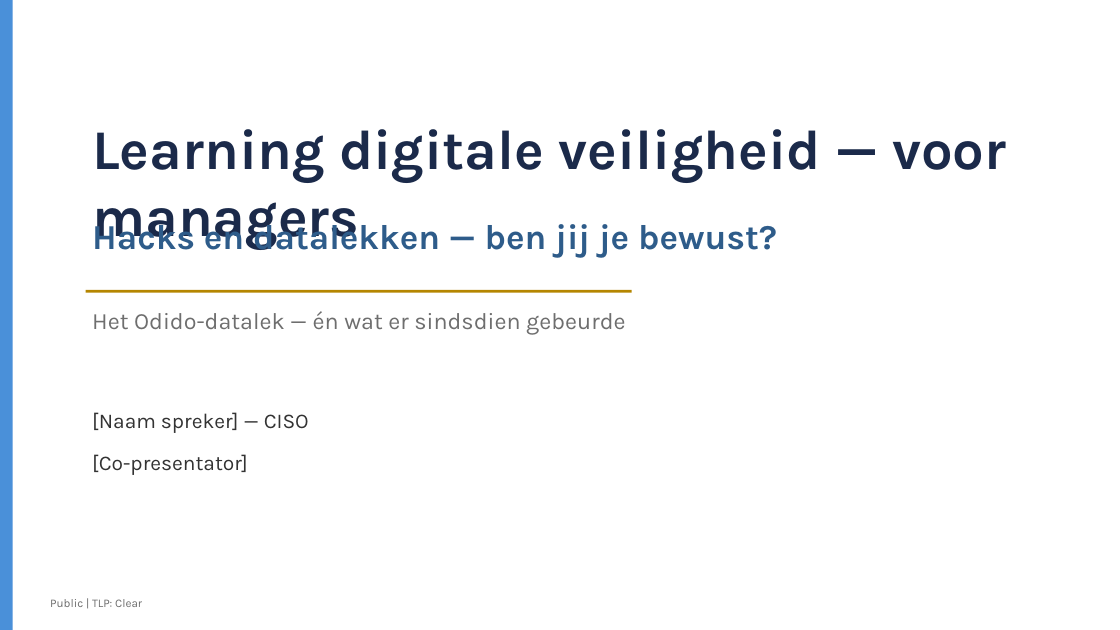
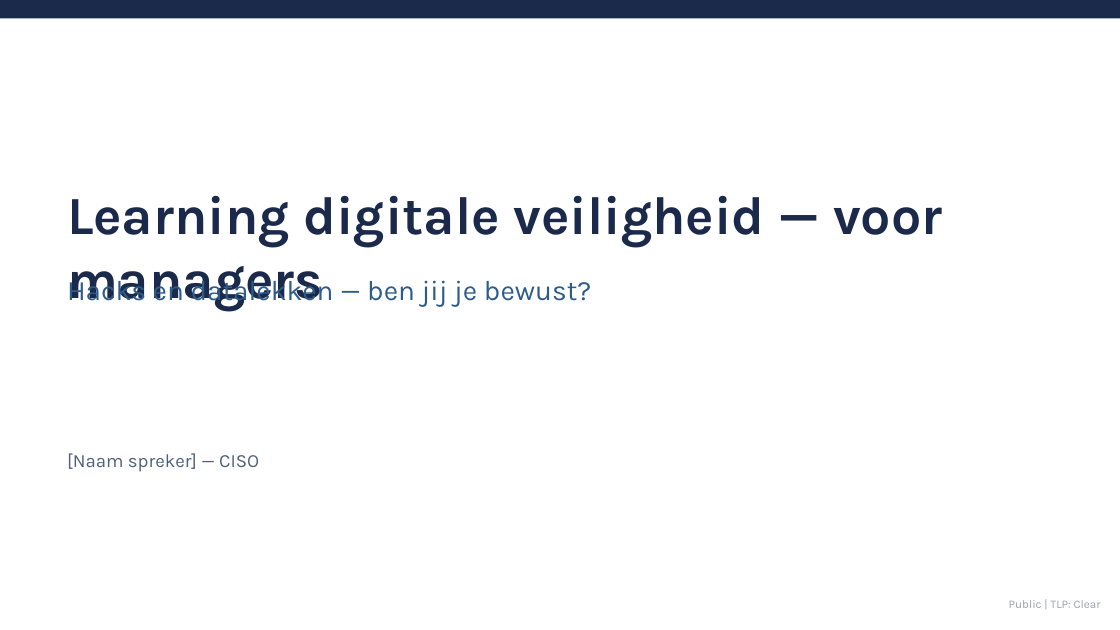
Before and after one commit to security-commons-nl/kennisbank, a slide deck: slide 1 of security/awareness-digitale-veiligheid/Learning_digitale_veiligheid_voor_managers.pptx. Drawn at 1120x630 pixels with LibreOffice and Linux fonts; fonts in the diff are those of the drawing. Boxes give left, top, right and bottom in pixels: in the first picture for what was removed or moved away, otherwise in the second. Text is boxed around its words. In the diff, an @@ line names an element or a change of style, - is before the commit and + after.

```diff
--- a/security/awareness-digitale-veiligheid/Learning_digitale_veiligheid_voor_managers.pptx
+++ b/security/awareness-digitale-veiligheid/Learning_digitale_veiligheid_voor_managers.pptx
@@ rectangle removed at bbox=[0, 0, 13, 630] @@
@@ rectangle added at bbox=[0, 0, 1120, 18], fill #1B2A4A @@
@@ text "Learning digitale veiligheid — voor ...": place and size @@
-text "Learning digitale veiligheid — voor ..." at bbox=[92, 129, 1006, 250]
+text "Learning digitale veiligheid — voor ..." at bbox=[67, 196, 943, 311]
@@ text "Learning digitale veiligheid — voor ..." at bbox=[67, 196, 943, 311]: size 48 to 46 pt @@
@@ text "Hacks en datalekken — ben ...": place and size @@
-text "Hacks en datalekken — ben ..." at bbox=[92, 217, 777, 258]
+text "Hacks en datalekken — ben ..." at bbox=[67, 275, 591, 307]
@@ text "Hacks en datalekken — ben ..." at bbox=[67, 275, 591, 307]: size 30 to 24 pt, bold off @@
@@ rectangle removed at bbox=[86, 290, 632, 292] @@
@@ text removed at bbox=[92, 311, 625, 335] @@
-Het Odido-datalek — én wat er sindsdien gebeurde
@@ text "[Naam spreker] — CISO": place and size @@
-text "[Naam spreker] — CISO" at bbox=[92, 412, 309, 433]
+text "[Naam spreker] — CISO" at bbox=[67, 453, 259, 472]
@@ text "[Naam spreker] — CISO" at bbox=[67, 453, 259, 472]: size 18 to 16 pt, text colour #333333 to #50607A @@
@@ text removed at bbox=[92, 454, 248, 475] @@
-[Co-presentator]
@@ text "Public | TLP: Clear": place and size @@
-text "Public | TLP: Clear" at bbox=[50, 599, 142, 607]
+text "Public | TLP: Clear" at bbox=[1009, 600, 1101, 608]
@@ text "Public | TLP: Clear" at bbox=[1009, 600, 1101, 608]: text colour #6E6E6E to #9AA3B2; alignment left to right @@
```
Also in this commit, not shown: 7 other slides changed, 18 slides added, 9 slides removed, 1 other file.
